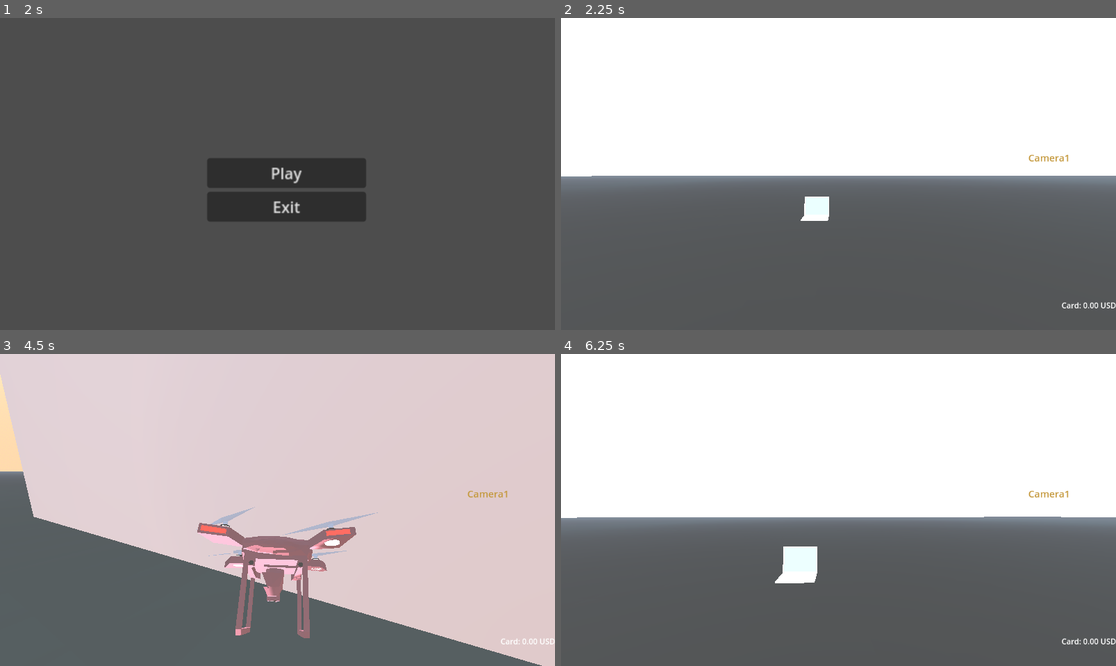
Above: before the commit, frames 1-4 (two rows, left to right).
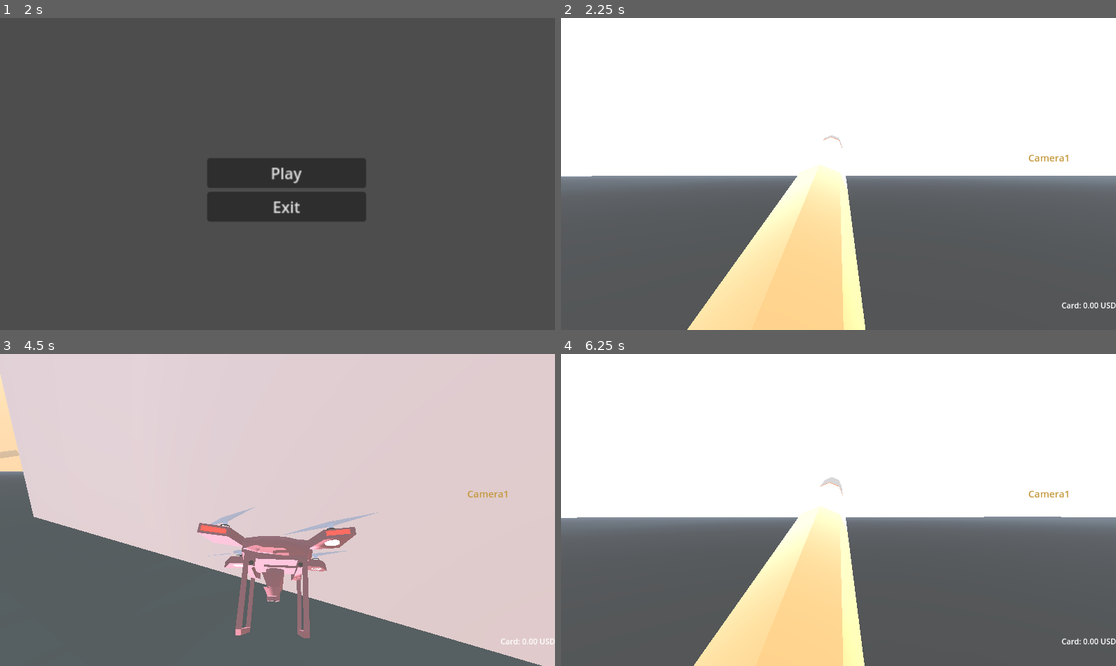
Above: after the commit, the same moments.

Repository: adoubt/about-to-hype
Game: Godot game, scene res://intro.tscn
Two runs of this game, one before a commit and one after it. Both use one fixed random seed, a clock stepped at 60 frames per second and the inputs below.
Inputs (mouse positions are in pixels of both pictures, inside the frame that each line leads up to):
- Up to frame 1 (2 s): tap Enter (ui_accept) at 0.5, 0.77, 1.25, 1.52 s; move the mouse to (399, 158) at 0.52 s; hold D (drone_right) 0.53-1.28 s; hold E (Interact) 0.53-1.28 s; click (399, 158) at 0.67 s; move the mouse to (166, 189) at 1.27 s; hold S (drone_back) from 1.28 s (still down); tap B (drone_engine_toggle) at 1.35 s
- Up to frame 2 (2.25 s): release S (drone_back) at 2 s; click "Play" at 2 s
- Up to frame 3 (4.5 s): tap Enter (ui_accept) at 2.75, 3.77, 4.25 s; move the mouse to (288, 503) at 2.77 s; hold V (drone_select) 2.78-3.53 s; hold W (drone_forward) from 2.78 s (still down); move the mouse to (271, 516) at 3.52 s; click (271, 516) at 3.6 s; move the mouse to (316, 513) at 4.27 s; hold Right mouse button (drone_turn_right) from 4.28 s (still down)
- Up to frame 4 (6.25 s): keep holding W (drone_forward); tap Enter (ui_accept) at 4.52, 5.27, 5.75 s; move the mouse to (794, 506) at 5.02 s; release Right mouse button (drone_turn_right) at 5.03 s; tap N (streetcam_select) at 5.1 s; move the mouse to (844, 510) at 5.77 s; hold Tab (switch_next) from 5.78 s (still down)

Frame 1 is identical in both runs. In frame 2, 10% of the frame differs, in the area x 22-55%, y 37-100%; in frame 3, less than 0.1%; in frame 4, 9.6%.

Commit message:
cig + blend folder

Diff:
--- /dev/null
+++ b/cig.gdshader
@@ -0,0 +1,72 @@
+shader_type spatial;
+
+//uniform float progress : hint_range(0.0, 1.0) = 0.0;
+uniform float noiseForce : hint_range(0.0, 1.0) = 0.2;
+uniform sampler2D noiseTexture;
+uniform vec4 burnColor : source_color = vec4(1.0, 0.3, 0.0, 1.0);
+uniform float borderWidth : hint_range(0.0, 0.5) = 0.1;
+uniform float direction : hint_range(0.0, 360.0) = 180.0;
+uniform sampler2D albedo_texture : source_color;
+
+uniform float burn_axis : hint_range(0.0, 2.0) = 1.0;
+uniform bool cylindrical_burn = true;
+uniform float ash_alpha : hint_range(0.0, 1.0) = 0.3;
+uniform vec3 ash_color : source_color = vec3(0.3, 0.3, 0.3);
+
+varying vec3 world_position;
+varying vec3 local_position;
+
+void vertex() {
+    world_position = VERTEX;
+    local_position = VERTEX;
+}
+
+void fragment(){
+    vec4 base_color = texture(albedo_texture, UV);
+
+    float burn_progress;
+
+    if (cylindrical_burn) {
+        burn_progress = local_position.y;
+    } else {
+        if (burn_axis < 0.5) {
+            burn_progress = local_position.x;
+        } else if (burn_axis < 1.5) {
+            burn_progress = local_position.y;
+        } else {
+            burn_progress = local_position.z;
+        }
+    }
+
+    burn_progress = (burn_progress + 4.0) * 0.5;
+
+    float noise_sample = texture(noiseTexture, UV).r;
+    float burn_line = burn_progress + (noise_sample * noiseForce);
+
+	float progress = 0.5 + 0.5 * sin(TIME * 2.0);
+    bool is_burned = burn_line < progress;
+    bool is_border = burn_line < (progress + borderWidth);
+
+    vec3 final_albedo;
+    float final_alpha;
+
+    if (is_burned) {
+        final_albedo = ash_color;
+        final_alpha = ash_alpha;
+    } else if (is_border) {
+        float burn_mix = (progress + borderWidth - burn_line) / borderWidth;
+        final_albedo = mix(base_color.rgb, burnColor.rgb, burn_mix);
+        final_alpha = 1.0;
+    } else {
+        final_albedo = base_color.rgb;
+        final_alpha = base_color.a;
+    }
+
+    ALBEDO = final_albedo;
+    ALPHA = final_alpha;
+
+    if (is_border && !is_burned) {
+        float burn_mix = (progress + borderWidth - burn_line) / borderWidth;
+        EMISSION = burnColor.rgb * burn_mix * 0.5;
+    }
+}
--- /dev/null
+++ b/cig.tscn
@@ -0,0 +1,48 @@
+[gd_scene load_steps=9 format=3 uid="uid://dq8yu0fuuqepg"]
+
+[ext_resource type="PackedScene" uid="uid://cm51nrmsjhtc3" path="res://cig.glb" id="1_7866a"]
+[ext_resource type="Shader" uid="uid://b0ypl6trllgeg" path="res://cig.gdshader" id="2_37v6d"]
+
+[sub_resource type="ShaderMaterial" id="ShaderMaterial_37v6d"]
+render_priority = 0
+shader = ExtResource("2_37v6d")
+shader_parameter/noiseForce = 0.2
+shader_parameter/burnColor = Color(1, 0.3, 0, 1)
+shader_parameter/borderWidth = 0.1
+shader_parameter/direction = 180.0
+shader_parameter/burn_axis = 1.0
+shader_parameter/cylindrical_burn = true
+shader_parameter/ash_alpha = 0.3
+shader_parameter/ash_color = Color(0.3, 0.3, 0.3, 1)
+
+[sub_resource type="Gradient" id="Gradient_vsbuu"]
+colors = PackedColorArray(1, 1, 1, 1, 0, 0, 0, 0)
+
+[sub_resource type="GradientTexture1D" id="GradientTexture1D_q0l40"]
+gradient = SubResource("Gradient_vsbuu")
+
+[sub_resource type="ParticleProcessMaterial" id="ParticleProcessMaterial_k2kx7"]
+spread = 0.0
+initial_velocity_max = 1.0
+scale_min = 0.1
+scale_max = 0.2
+color_ramp = SubResource("GradientTexture1D_q0l40")
+
+[sub_resource type="StandardMaterial3D" id="StandardMaterial3D_vsbuu"]
+albedo_color = Color(1, 1, 1, 0.662745)
+
+[sub_resource type="BoxMesh" id="BoxMesh_q0l40"]
+material = SubResource("StandardMaterial3D_vsbuu")
+
+[node name="Cig" instance=ExtResource("1_7866a")]
+
+[node name="Cylinder_002" parent="." index="0"]
+transform = Transform3D(1, 0, 0, 0, 1, 0, 0, 0, 1, 0, 3.36937, 0)
+surface_material_override/1 = SubResource("ShaderMaterial_37v6d")
+
+[node name="GPUParticles3D" type="GPUParticles3D" parent="." index="1"]
+transform = Transform3D(1, 0, 0, 0, 1, 0, 0, 0, 1, 0, -2.40646, 0)
+visible = false
+lifetime = 2.57
+process_material = SubResource("ParticleProcessMaterial_k2kx7")
+draw_pass_1 = SubResource("BoxMesh_q0l40")
--- a/game.tscn
+++ b/game.tscn
@@ -16,6 +16,7 @@
 [ext_resource type="PackedScene" uid="uid://bb0yd1x23ifjr" path="res://addons/kaykit_city_builder_bits/Assets/gltf/building_H.gltf" id="13_hb5m1"]
 [ext_resource type="PackedScene" uid="uid://2n8tbm3osyqw" path="res://esc_menu.tscn" id="15_e8heu"]
 [ext_resource type="PackedScene" uid="uid://l8p1552i1cd4" path="res://laptop.tscn" id="16_e8heu"]
+[ext_resource type="PackedScene" uid="uid://dq8yu0fuuqepg" path="res://cig.tscn" id="17_qhcbd"]
 [ext_resource type="Script" uid="uid://db4o41je6fqbp" path="res://laptop.gd" id="17_rvswv"]
 [ext_resource type="Script" uid="uid://bgnapcb7ii40x" path="res://ui_manager.gd" id="18_e36ub"]
 [ext_resource type="Script" uid="uid://rlqnl5vb5p2b" path="res://player.gd" id="18_rvswv"]
@@ -2211,6 +2212,8 @@
 radius = 3.0
 
 [sub_resource type="CapsuleShape3D" id="CapsuleShape3D_boyg6"]
+
+[sub_resource type="CapsuleMesh" id="CapsuleMesh_f1jbl"]
 
 [sub_resource type="Gradient" id="Gradient_fc0e3"]
 colors = PackedColorArray(1, 1, 1, 1, 0, 0, 0, 1)
@@ -2720,6 +2723,15 @@
 transform = Transform3D(1, 0, 0, 0, 1, 0, 0, 0, 1, 0, 1.87524, 0)
 current = true
 
+[node name="Model" type="Node3D" parent="Player"]
+transform = Transform3D(1, 0, 0, 0, 1, 0, 0, 0, 1, 0, 1, 0)
+
+[node name="MeshInstance3D" type="MeshInstance3D" parent="Player/Model"]
+mesh = SubResource("CapsuleMesh_f1jbl")
+
+[node name="Cig" parent="Player" instance=ExtResource("17_qhcbd")]
+transform = Transform3D(1, 0, 0, 0, -0.262307, -0.964984, 0, 0.964984, -0.262307, -0.19841, 2.30788, -4.50341)
+
 [node name="CardBalance" type="Label" parent="."]
 anchors_preset = 3
 anchor_left = 1.0
--- a/project.godot
+++ b/project.godot
@@ -22,6 +22,10 @@
 [display]
 
 window/size/mode=2
+
+[filesystem]
+
+import/blender/enabled=false
 
 [global_group]
 
Not shown, added: cig.gdshader.uid
Binary file added: cig.glb
Not shown, added: cig.glb.import
Binary file added: cloud_texture.png
Not shown, added: cloud_texture.png.import
Not shown: 1 places in game.tscn that only renumber resources
Not shown, added: blend/cig.blend
